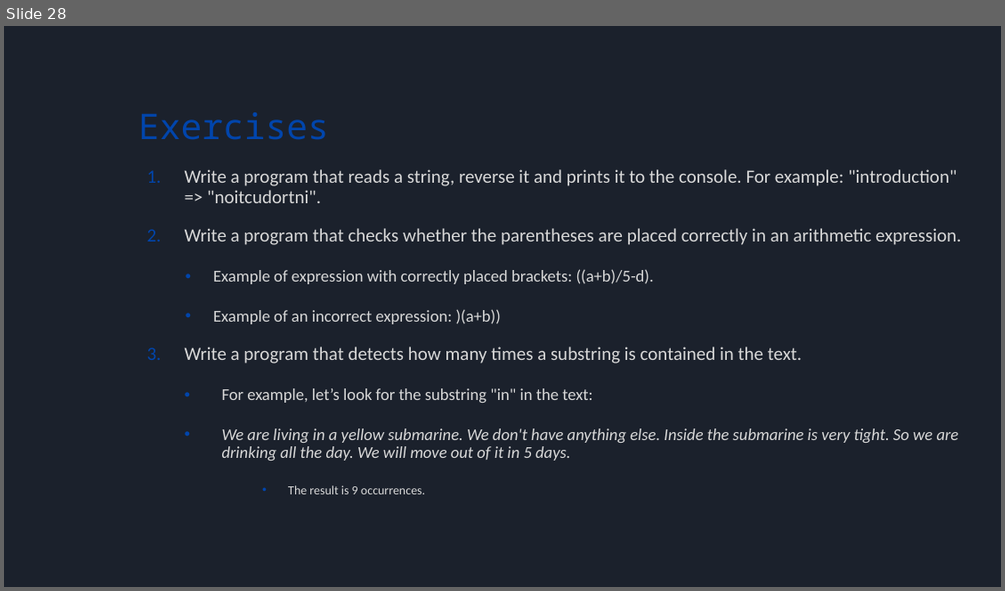
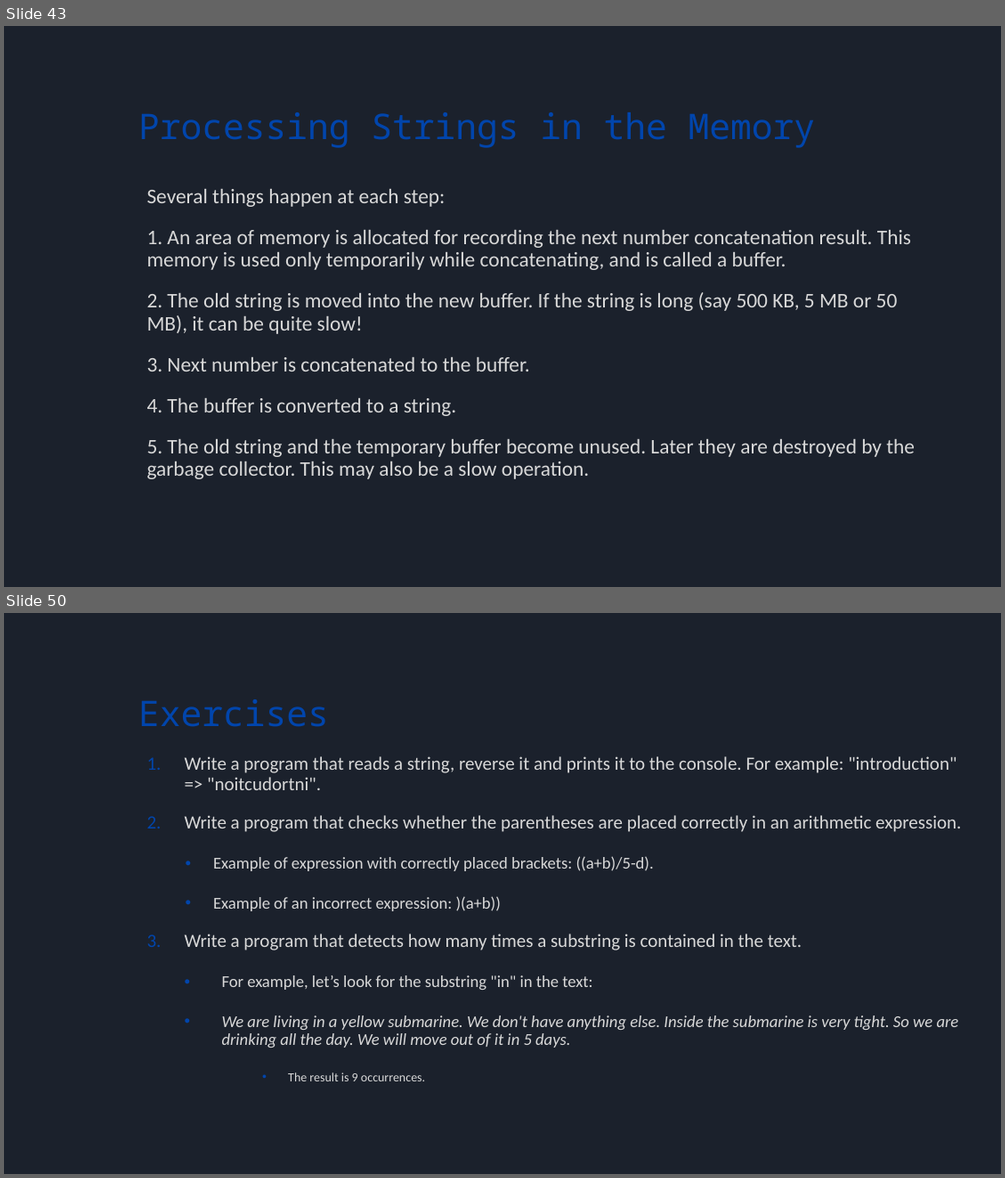
Before and after one commit to bulhard/Principles_Of_Programming, a slide deck: _Presentations/02 Working with strings and texts.pptx. Shown one above the other, each under a label of ours: slide 28 before the commit, slides 43 and 50 after it; the slides between them are not shown. The pictures are 1005x591 and 1005x1178 pixels, drawn with LibreOffice and Linux fonts; fonts in the diff are those of the drawing. Boxes give left, top, right and bottom in pixels: in the first picture for what was removed or moved away, otherwise in the second. Text is boxed around its words. In the diff, an @@ line names an element or a change of style, - is before the commit and + after.

```diff
--- a/_Presentations/02 Working with strings and texts.pptx
+++ b/_Presentations/02 Working with strings and texts.pptx
@@ slide 43 added at (4,26,1001,587), background #1B212C @@
@@ title added at (138,112,816,148), 34 pt, text #0145AC @@
+Processing Strings in the Memory
@@ text added at (147,189,914,479), 20 pt, text #D8D8D8 @@
+Several things happen at each step:
+1. An area of memory is allocated for recording the next number concatenation result. This memory is used only temporarily while concatenating, and is called a buffer.
+2. The old string is moved into the new buffer. If the string is long (say 500 KB, 5 MB or 50 MB), it can be quite slow!
+3. Next number is concatenated to the buffer.
+4. The buffer is converted to a string.
+5. The old string and the temporary buffer become unused. Later they are destroyed by the garbage collector. This may also be a slow operation.
@@ what was slide 28 is now slide 50 @@
```
Also in this commit, not shown: 21 other slides added, 6 other files.
